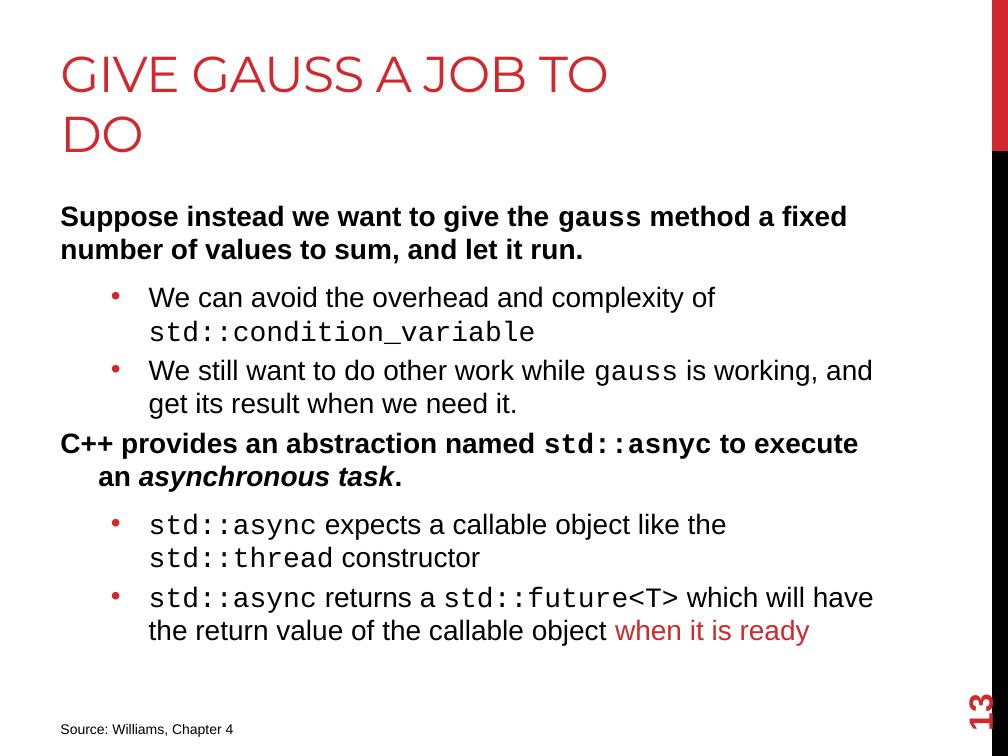
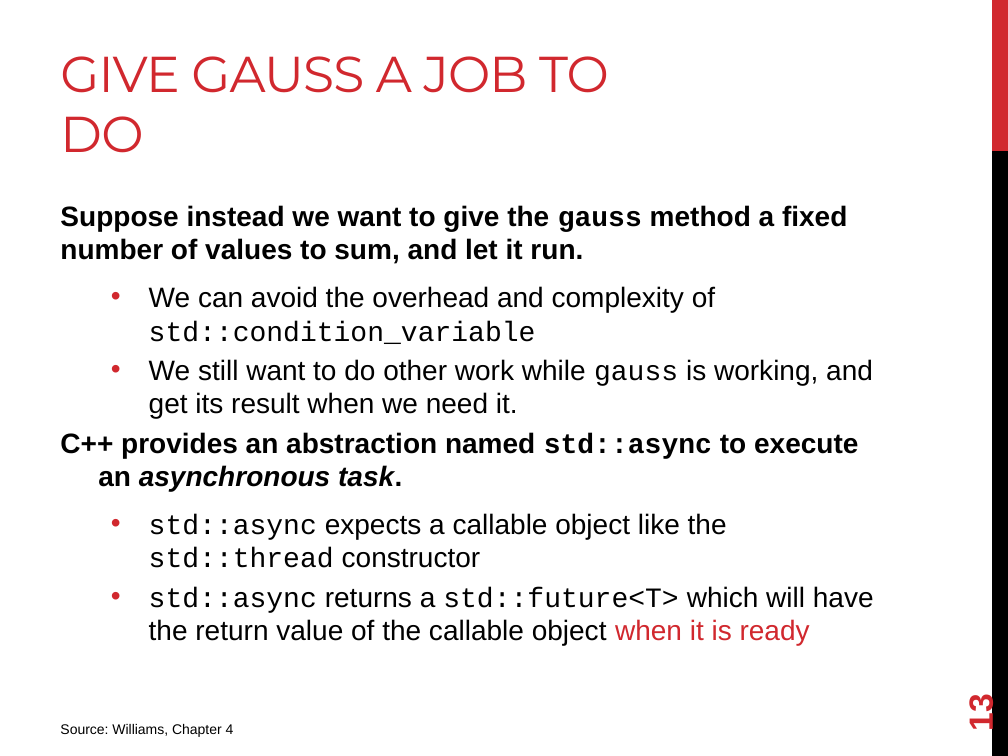
Before and after one commit to joshpeterson/DevelopingConcurrentSoftware, a slide deck: slide 13 of Lectures/Asynchronous Operations/Asynchronous Operations.pptx. Drawn at 1008x756 pixels with LibreOffice and Linux fonts; fonts in the diff are those of the drawing. Boxes give left, top, right and bottom in pixels: in the first picture for what was removed or moved away, otherwise in the second. Text is boxed around its words. In the diff, an @@ line names an element or a change of style, - is before the commit and + after.

Commit message:
Fix a typo.

```diff
--- a/Lectures/Asynchronous Operations/Asynchronous Operations.pptx
+++ b/Lectures/Asynchronous Operations/Asynchronous Operations.pptx
@@ text at <box>60,432,858,491</box>: text changed @@
-C++ provides an abstraction named std::asnyc to execute an asynchronous task.
+C++ provides an abstraction named std::async to execute an asynchronous task.
```
